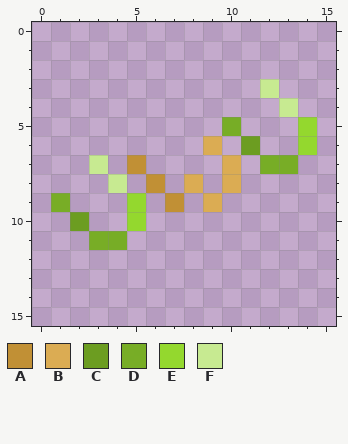
File history of a pixel-art sprite, pack.png. The picture above was drawn from the file before the commit.
The file is 16x16 pixels. Pixels under 10% opacity are left out. Colours within 5 levels of each other are drawn and written as one.
Palette (. is transparent): A #c19033fc  B #dbac52fd  C #6b9d1ffc  D #77ad25fd  E #94d82dfd  F #c7eb91fd
Pixels before, first column x 1:
 3 ...........F..
 4 ............F.
 5 .........D...E
 6 ........B.C..E
 7 ..F.A....B.DD.
 8 ...F.A.B.B....
 9 D...E.A.B.....
10 .C..E.........
11 ..DD..........
After:
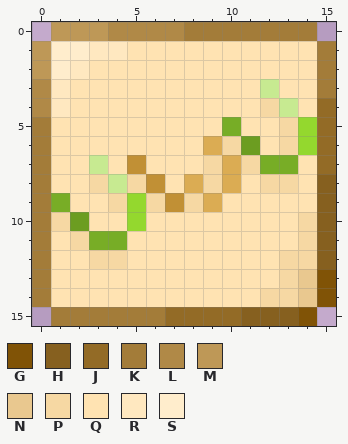
Colours new in this view: G #805306  H #86601f  J #936b26  K #a37c39  L #b08947  M #be9857  N #e9c88f  P #f6d8a3  Q #ffe3b2  R #ffe8c0  S #ffedcc
Difference:
{"y":0,"x":1,"old":"..............","new":"MMMLLLLKKKKKKK"}
{"y":1,"x":0,"old":"................","new":"MSSRRQQQQQQQQQQK"}
{"y":2,"x":0,"old":"................","new":"MSRQQQQQQQQQQQQK"}
{"y":3,"x":0,"old":"............","new":"LRQQQQQQQQQQ"}
{"y":3,"x":13,"old":"...","new":"QQK"}
{"y":4,"x":0,"old":".............","new":"LRQQQQQQQQQQP"}
{"y":4,"x":14,"old":"..","new":"QJ"}
{"y":5,"x":0,"old":"..........","new":"KQQQQQQQQQ"}
{"y":5,"x":11,"old":"...","new":"QQP"}
{"y":5,"x":15,"old":".","new":"J"}
{"y":6,"x":0,"old":".........","new":"KQQQQQQQQ"}
{"y":6,"x":10,"old":".","new":"P"}
{"y":6,"x":12,"old":"..","new":"QP"}
{"y":6,"x":15,"old":".","new":"J"}
{"y":7,"x":0,"old":"...","new":"KQQ"}
{"y":7,"x":4,"old":".","new":"Q"}
{"y":7,"x":6,"old":"....","new":"QQQP"}
{"y":7,"x":11,"old":".","new":"P"}
{"y":7,"x":14,"old":"..","new":"QJ"}
{"y":8,"x":0,"old":"....","new":"KQQP"}
{"y":8,"x":5,"old":".","new":"P"}
{"y":8,"x":7,"old":".","new":"Q"}
{"y":8,"x":9,"old":".","new":"P"}
{"y":8,"x":11,"old":".....","new":"QPPQH"}
{"y":9,"x":0,"old":".","new":"K"}
{"y":9,"x":2,"old":"...","new":"QQP"}
{"y":9,"x":6,"old":".","new":"P"}
{"y":9,"x":8,"old":".","new":"P"}
{"y":9,"x":10,"old":"......","new":"QQQQQH"}
{"y":10,"x":0,"old":"..","new":"KP"}
{"y":10,"x":3,"old":"..","new":"QQ"}
{"y":10,"x":6,"old":"..........","new":"QQQQQQQQPH"}
{"y":11,"x":0,"old":"...","new":"KQP"}
{"y":11,"x":5,"old":"...........","new":"QQQQQQQQQPH"}
{"y":12,"x":0,"old":"................","new":"KQQPPQQQQQQQQPPH"}
{"y":13,"x":0,"old":"................","new":"KQQQQQQQQQQQQPNG"}
{"y":14,"x":0,"old":"................","new":"KQQQQQQQQQQQPPNG"}
{"y":15,"x":1,"old":"..............","new":"KKKKKKJJJJHHHG"}
{"label":"added","picture_box":[32,22,336,326]}
